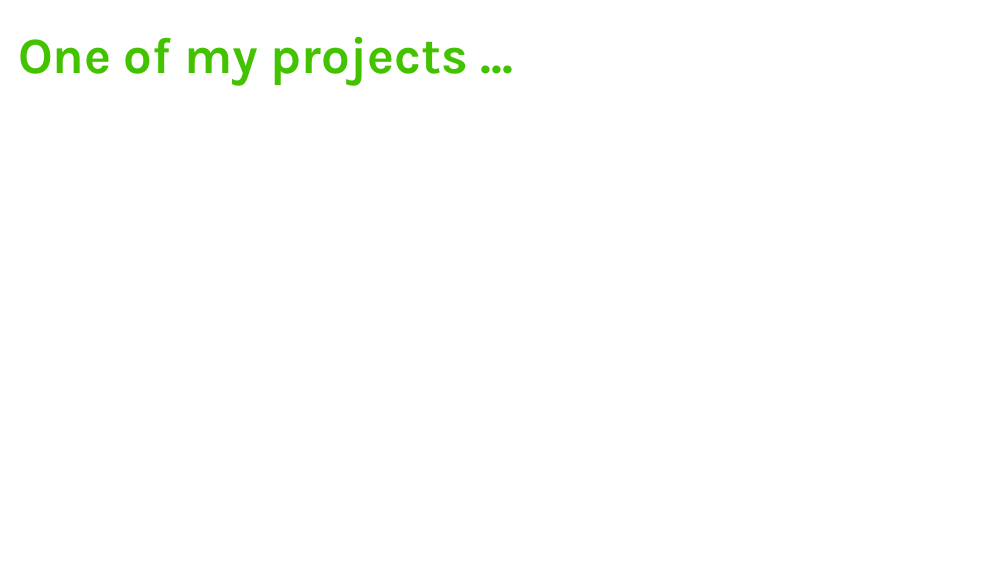
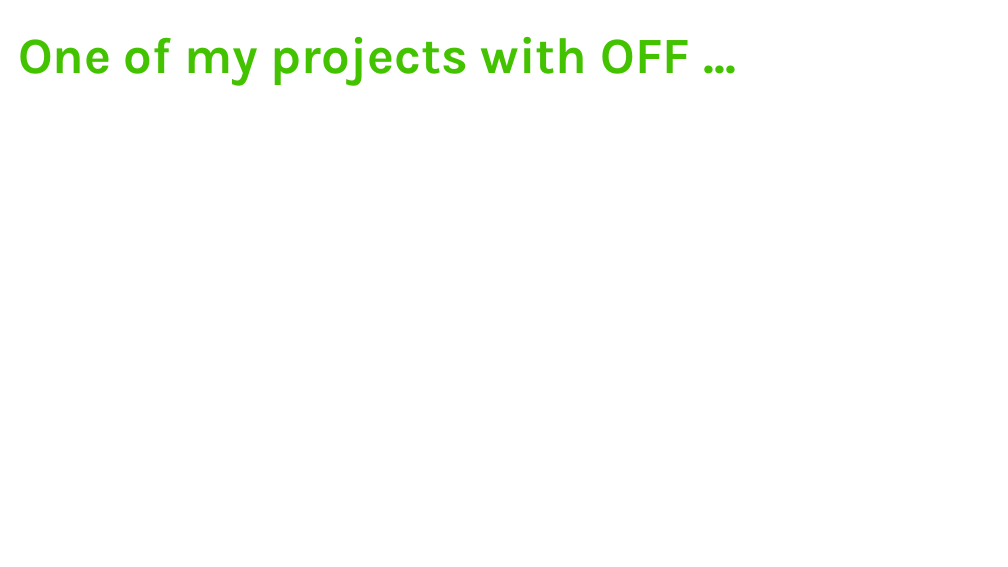
Before and after one commit to dabrain34/DabrainDocs, a slide deck: slide 18 of Presentation/OpenFoodFacts/openfoodfacts.odp (slide 16 before the commit). Drawn at 1008x567 pixels with LibreOffice and Linux fonts; fonts in the diff are those of the drawing; background and template pictures are left out. Boxes give left, top, right and bottom in pixels: in the first picture for what was removed or moved away, otherwise in the second. Text is boxed around its words. In the diff, an @@ line names an element or a change of style, - is before the commit and + after.

```diff
--- a/Presentation/OpenFoodFacts/openfoodfacts.odp
+++ b/Presentation/OpenFoodFacts/openfoodfacts.odp
@@ title at box(18, 37, 690, 85): text changed @@
-One of my projects ...
+One of my projects with OFF ...
```
Also in this commit, not shown: 9 other slides changed, 8 slides added, 6 slides removed.
